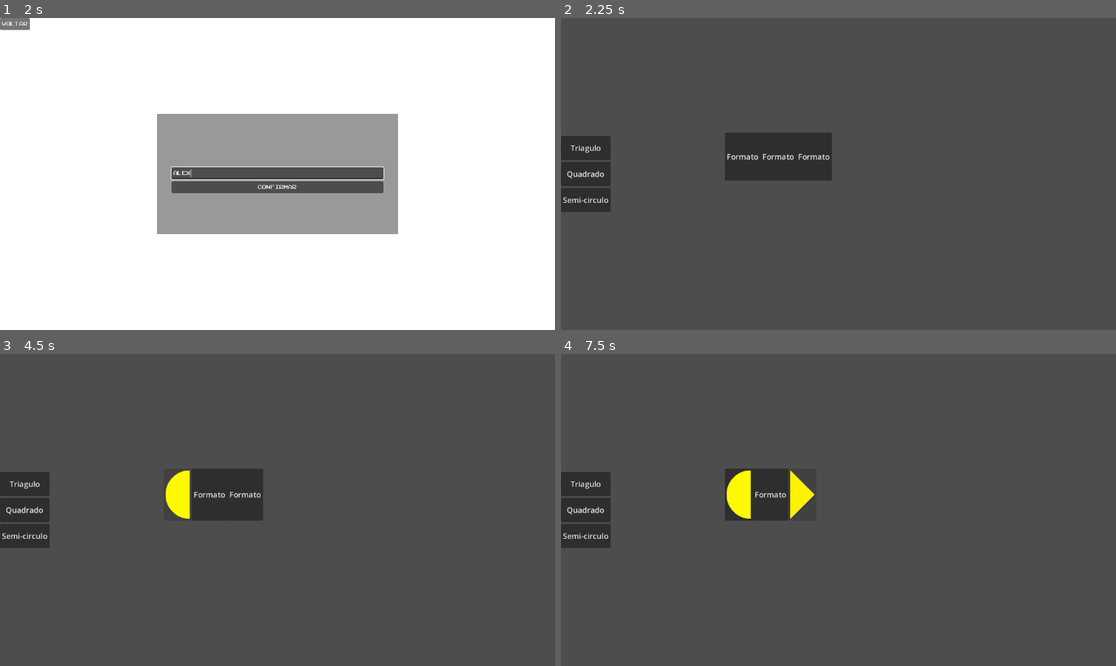
Above: before the commit, frames 1-4 (two rows, left to right).
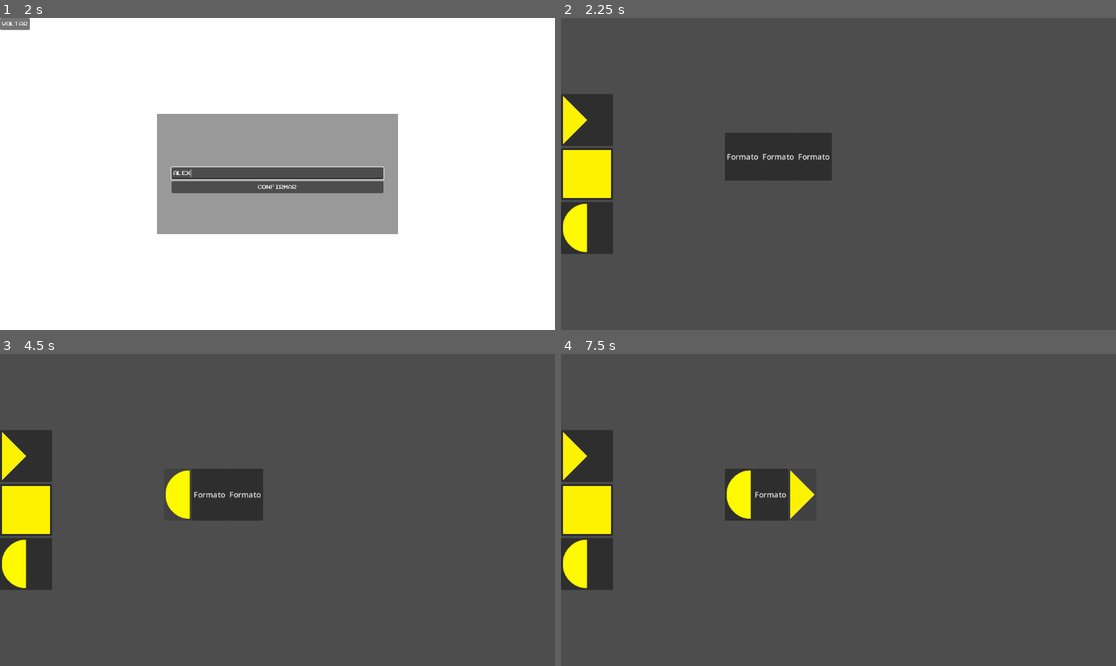
Above: after the commit, the same moments.

Repository: Estefano-Alfredo/Jogo-ASSARTE
Game: Godot game, scene res://Nos de Menu/menu.tscn
Same seed, same stepped clock (60 frames per second), same inputs: the game is played once before the commit and once after it.
Inputs (mouse positions are in pixels of both pictures, inside the frame that each line leads up to; where the layout moved, square brackets give the same spot in the first picture):
- Up to frame 1 (2 s): click "Comecar" at 0.5 s; click (277, 174) at 1.27 s; type "Alex" at 1.35 s
- Up to frame 2 (2.25 s): click "Confirmar" at 2 s
- Up to frame 3 (4.5 s): click (27, 510) [22, 510] at 2.75 s; click (27, 563) [22, 534] at 3.5 s; click "Formato" at 4.25 s
- Up to frame 4 (7.5 s): click (738, 494) at 5 s; click (588, 456) [583, 485] at 5.75 s; click "Formato" at 6.5 s; click "Formato" at 7.25 s

Frame 1 is identical in both runs. In frame 2, 4.1% of the frame differs, in the area x 0-10%, y 24-76%; in frame 3, 4.1%; in frame 4, 4.1%.

Commit message:
Interação 2

Diff:
--- a/bio-geometria/bio-geometria/Nos de Menu/menu.gd
+++ b/bio-geometria/bio-geometria/Nos de Menu/menu.gd
@@ -15,7 +15,6 @@
 	add_child(popup_nome)
 	popup_nome.set_anchors_and_offsets_preset(Control.PRESET_FULL_RECT)
 
-
 func _on_relatorio_pressed() -> void:
 	audio_player.play()
 	get_tree().change_scene_to_file("res://Nos de Menu/tela_relatorio.tscn")
--- a/bio-geometria/bio-geometria/Nos de Nivel/Nivel 1/level_1.tscn
+++ b/bio-geometria/bio-geometria/Nos de Nivel/Nivel 1/level_1.tscn
@@ -1,6 +1,9 @@
-[gd_scene load_steps=4 format=3 uid="uid://cbccjhwapi1dd"]
+[gd_scene load_steps=7 format=3 uid="uid://cbccjhwapi1dd"]
 
 [ext_resource type="Script" uid="uid://bx8shvd1bvc0g" path="res://Nos de Nivel/Nivel 1/level_1.gd" id="1_36c26"]
+[ext_resource type="Texture2D" uid="uid://bqmqw7x1tuo6h" path="res://Assets/Shapes/triangulo.png" id="2_0u1pp"]
+[ext_resource type="Texture2D" uid="uid://153sobfftdgc" path="res://Assets/Shapes/quadrado.png" id="3_x78qx"]
+[ext_resource type="Texture2D" uid="uid://hnak7rafjwog" path="res://Assets/Shapes/semicirculo.png" id="4_f57t2"]
 
 [sub_resource type="StyleBoxEmpty" id="StyleBoxEmpty_ctcdo"]
 
@@ -29,20 +32,21 @@
 custom_minimum_size = Vector2(0, 50)
 layout_mode = 2
 theme_override_styles/focus = SubResource("StyleBoxEmpty_ctcdo")
-text = "Triagulo
+text = "
 "
+icon = ExtResource("2_0u1pp")
 
 [node name="Quadrado" type="Button" parent="MarginContainer/VBoxContainer"]
 custom_minimum_size = Vector2(0, 50)
 layout_mode = 2
 theme_override_styles/focus = SubResource("StyleBoxEmpty_ctcdo")
-text = "Quadrado"
+icon = ExtResource("3_x78qx")
 
 [node name="Semicirculo" type="Button" parent="MarginContainer/VBoxContainer"]
 custom_minimum_size = Vector2(0, 50)
 layout_mode = 2
 theme_override_styles/focus = SubResource("StyleBoxEmpty_ctcdo")
-text = "Semi-circulo"
+icon = ExtResource("4_f57t2")
 
 [node name="GridContainer" type="GridContainer" parent="."]
 layout_mode = 0
--- a/bio-geometria/bio-geometria/control.gd
+++ b/bio-geometria/bio-geometria/control.gd
@@ -4,7 +4,7 @@
 const SOM = preload("uid://bswucvxg7mfcu")
 
 @onready var button: Button = $Botao
-@onready var audio_stream_player: AudioStreamPlayer = $AudioStreamPlayer
+@onready var audio_player: AudioStreamPlayer = $AudioStreamPlayer
 @onready var slider: HSlider = $HSlider
 
 func _ready() -> void:
@@ -24,10 +24,11 @@
 	var sfx_index = AudioServer.get_bus_index("Master")
 	Global.volume = value
 	if value > 0:
+		audio_player.play()
 		Global.volume_temp = value
 		button.button_pressed = true
 	AudioServer.set_bus_volume_db(sfx_index, linear_to_db(Global.volume))
 
 
 func _on_button_pressed() -> void:
-	audio_stream_player.play()
+	audio_player.play()
